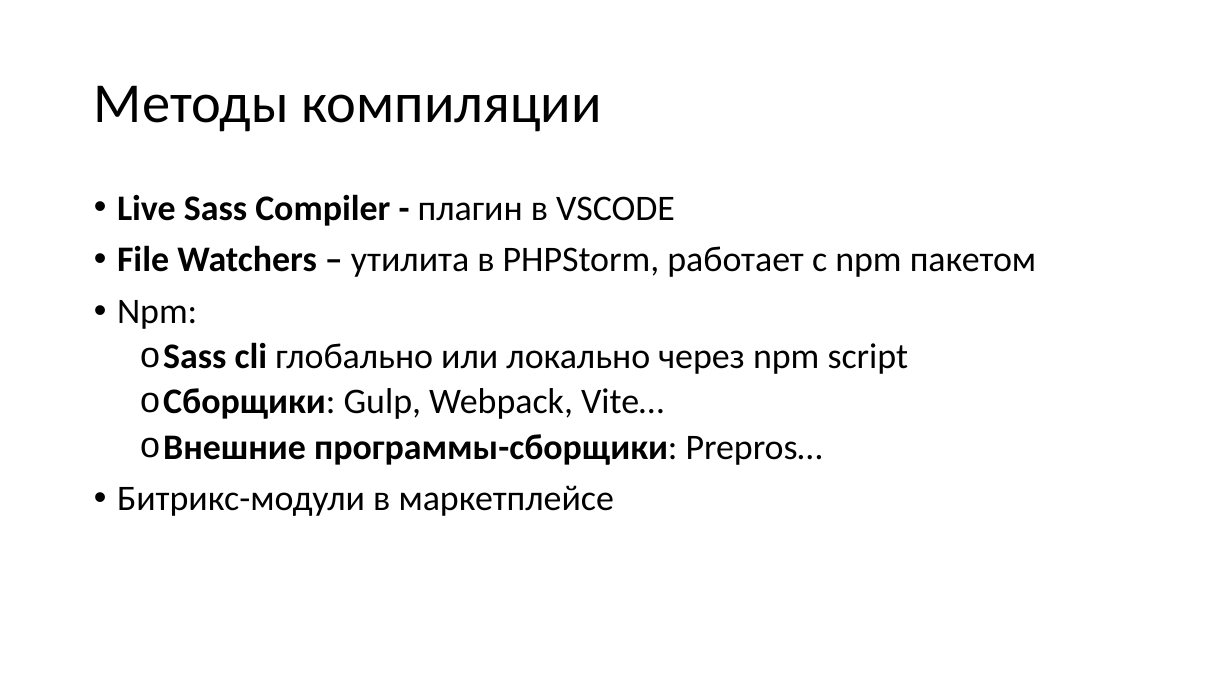
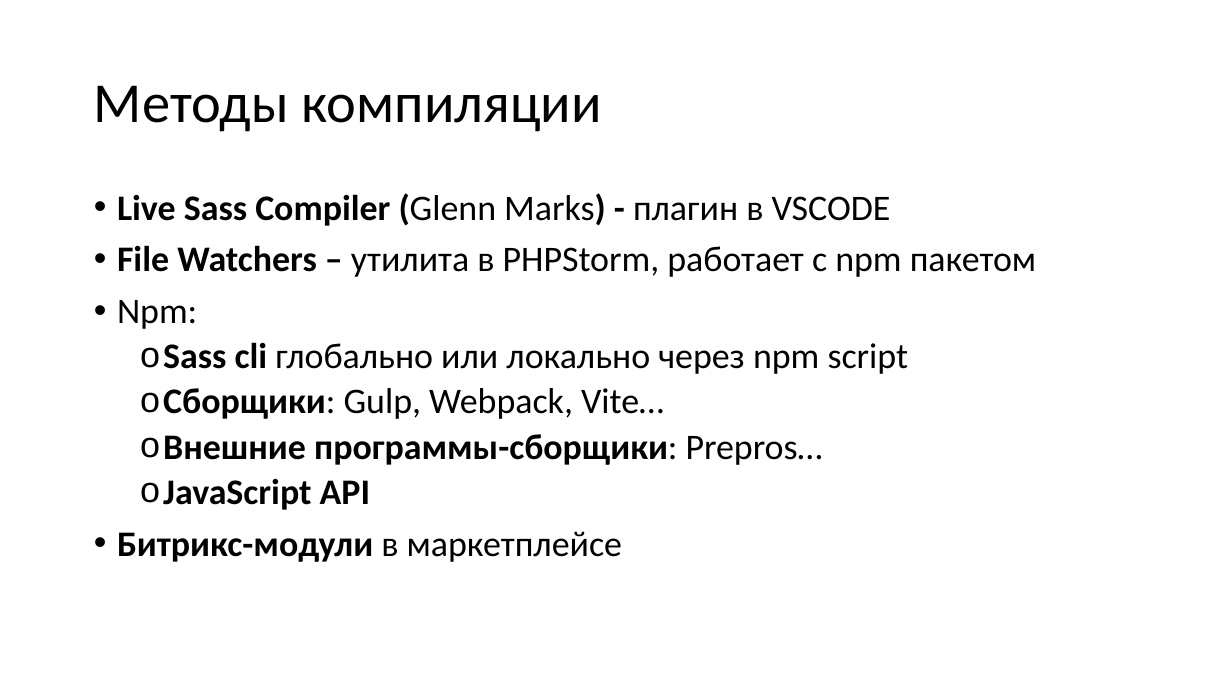
Before and after one commit to TalantRys/scss-study, a slide deck: slide 24 of sass.pptx (slide 21 before the commit). Drawn at 1232x693 pixels with LibreOffice and Linux fonts; fonts in the diff are those of the drawing. Boxes give left, top, right and bottom in pixels: in the first picture for what was removed or moved away, otherwise in the second. Text is boxed around its words. In the diff, an @@ line names an element or a change of style, - is before the commit and + after.

```diff
--- a/sass.pptx
+++ b/sass.pptx
@@ text at <box>117,193,891,226</box>: text changed; bold off @@
-• Live Sass Compiler - плагин в VSCODE
+• Live Sass Compiler (Glenn Marks) - плагин в VSCODE
@@ text at <box>163,478,370,510</box>: paragraph added @@
+  o JavaScript API
@@ text at <box>117,531,622,562</box>: bold on in "Битрикс-модули" @@
```
Also in this commit, not shown: 4 other slides changed, 9 slides added, 9 other files.
